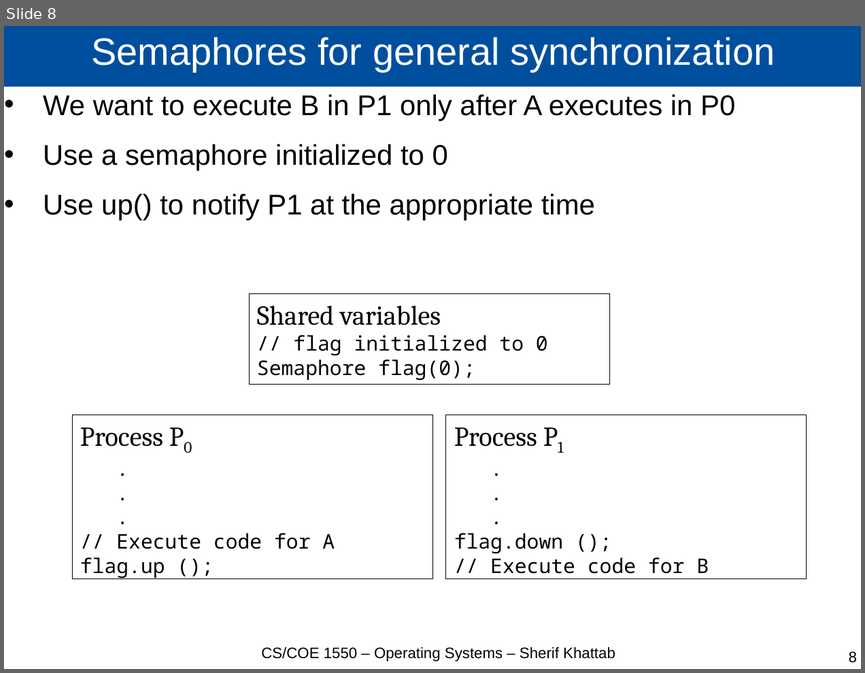
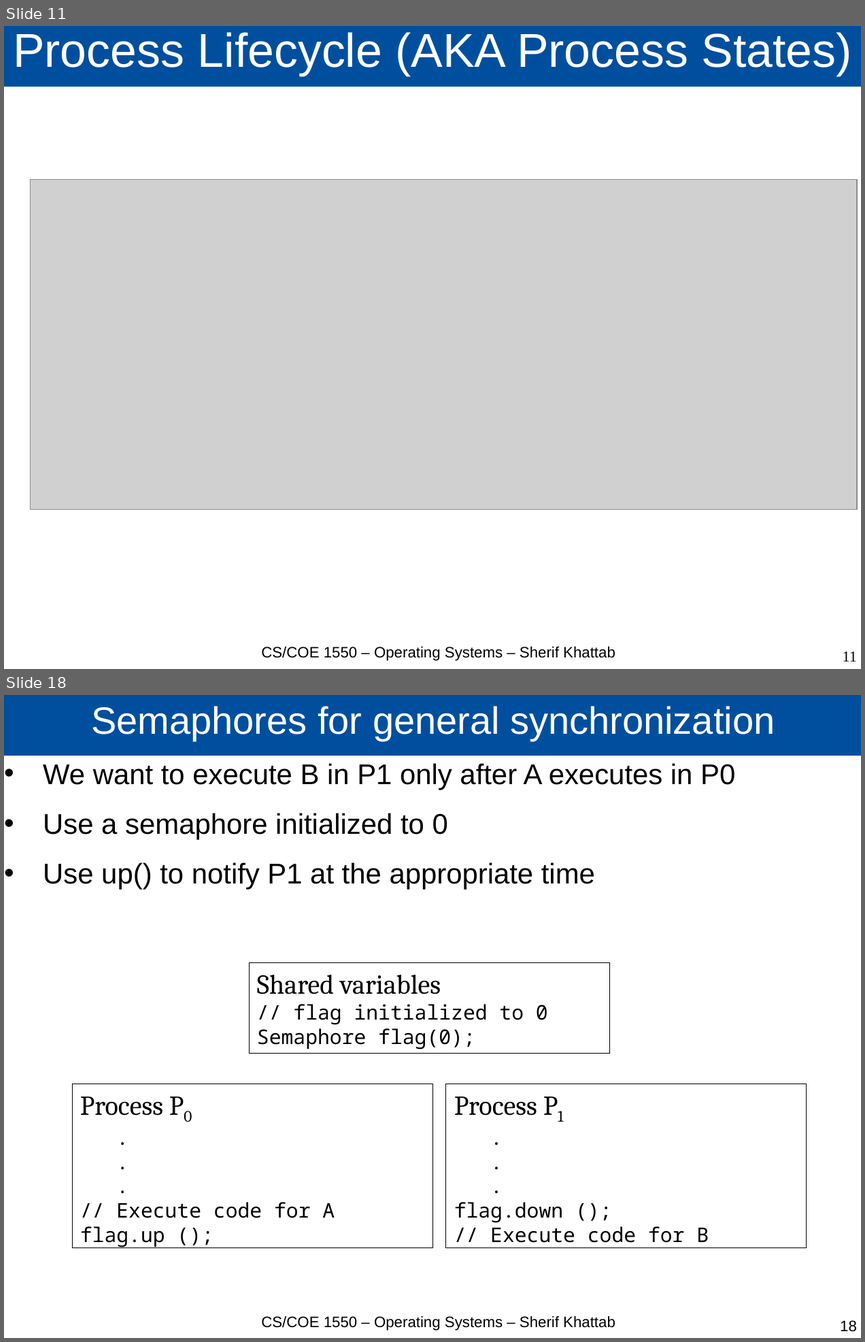
Before and after one commit to cs1550-2224/cs1550-code-handouts, a slide deck: DraftSlides/Lecture4.pptx. Shown one above the other, each under a label of ours: slide 8 before the commit, slides 11 and 18 after it; the slides between them are not shown. The pictures are 865x673 and 865x1342 pixels, drawn with LibreOffice and Linux fonts; fonts in the diff are those of the drawing; grey boxes stand for pictures. Boxes give left, top, right and bottom in pixels: in the first picture for what was removed or moved away, otherwise in the second. Text is boxed around its words. In the diff, an @@ line names an element or a change of style, - is before the commit and + after.

```diff
--- a/DraftSlides/Lecture4.pptx
+++ b/DraftSlides/Lecture4.pptx
@@ slide 11 added at [4, 26, 861, 669], background #FFFFFF @@
@@ title added at [4, 26, 861, 87], fill #004F9E, 44 pt, text #FFFFFF @@
+Process Lifecycle (AKA Process States)
@@ picture added at [30, 180, 857, 509] @@
@@ text added at [261, 646, 615, 660], 14 pt, text #000000 @@
+CS/COE 1550 – Operating Systems – Sherif Khattab
@@ page number added at [842, 651, 857, 661], 14 pt, text #000000 @@
+11
@@ what was slide 8 is now slide 18 @@
@@ page number at [840, 1320, 857, 1331]: text changed @@
-8
+18
```
Also in this commit, not shown: 1 slide changed, 9 other slides added, 1 other file.
